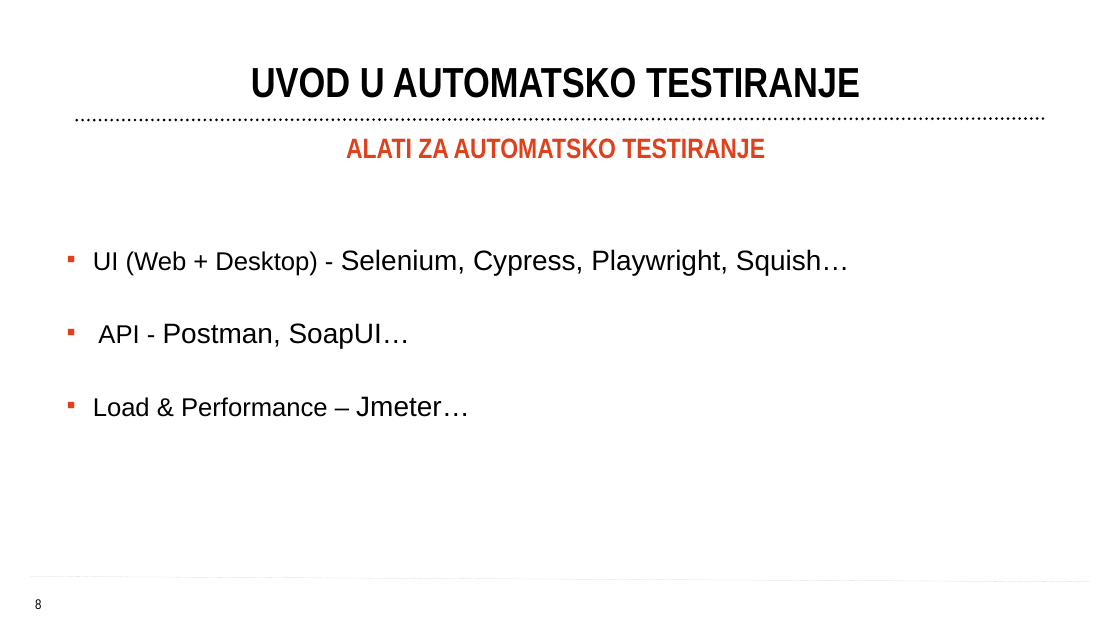
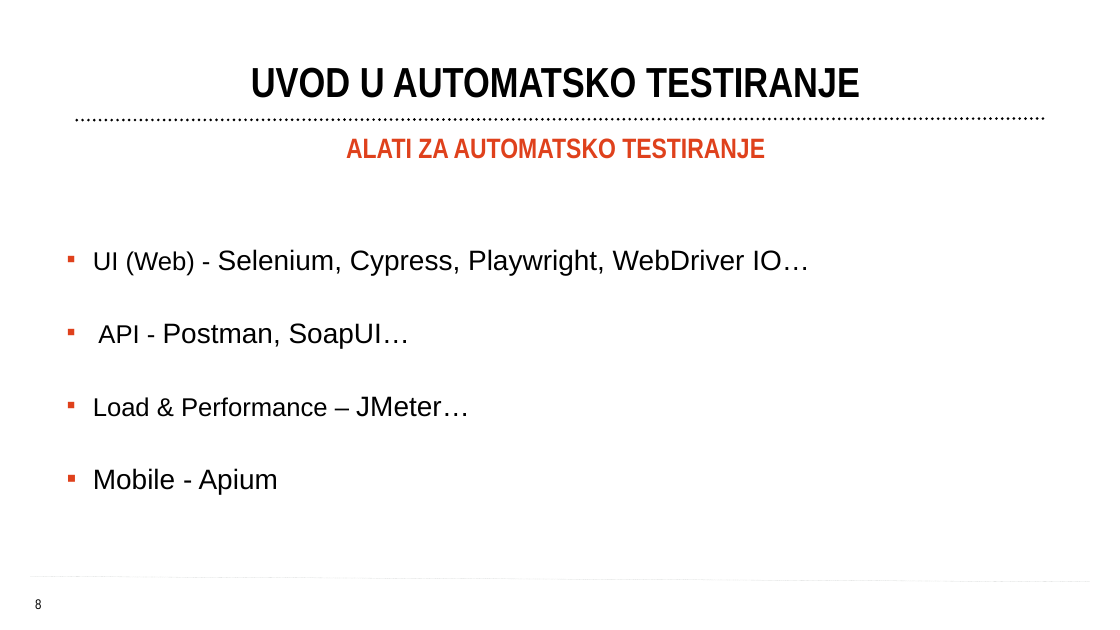
Before and after one commit to endava-training-materials/domaci_zadatak, a slide deck: slide 8 of prezentacije/TA i Selenium osnove - class 1.pptx. Drawn at 1120x630 pixels with LibreOffice and Linux fonts; fonts in the diff are those of the drawing; background and template pictures are left out. Boxes give left, top, right and bottom in pixels: in the first picture for what was removed or moved away, otherwise in the second. Text is boxed around its words. In the diff, an @@ line names an element or a change of style, - is before the commit and + after.

```diff
--- a/prezentacije/TA i Selenium osnove - class 1.pptx
+++ b/prezentacije/TA i Selenium osnove - class 1.pptx
@@ text at <box>93,249,810,276</box>: text changed @@
-  ▪ UI (Web + Desktop) - Selenium, Cypress, Playwright, Squish…
+  ▪ UI (Web) - Selenium, Cypress, Playwright, WebDriver IO…
@@ text at <box>93,396,470,494</box>: text changed; size 22 to 24 pt @@
-  ▪ Load & Performance – Jmeter…
+  ▪ Load & Performance – JMeter…
+  ▪ Mobile - Apium
```
Also in this commit, not shown: 5 other slides changed, 3 slides removed, 14 other files.
